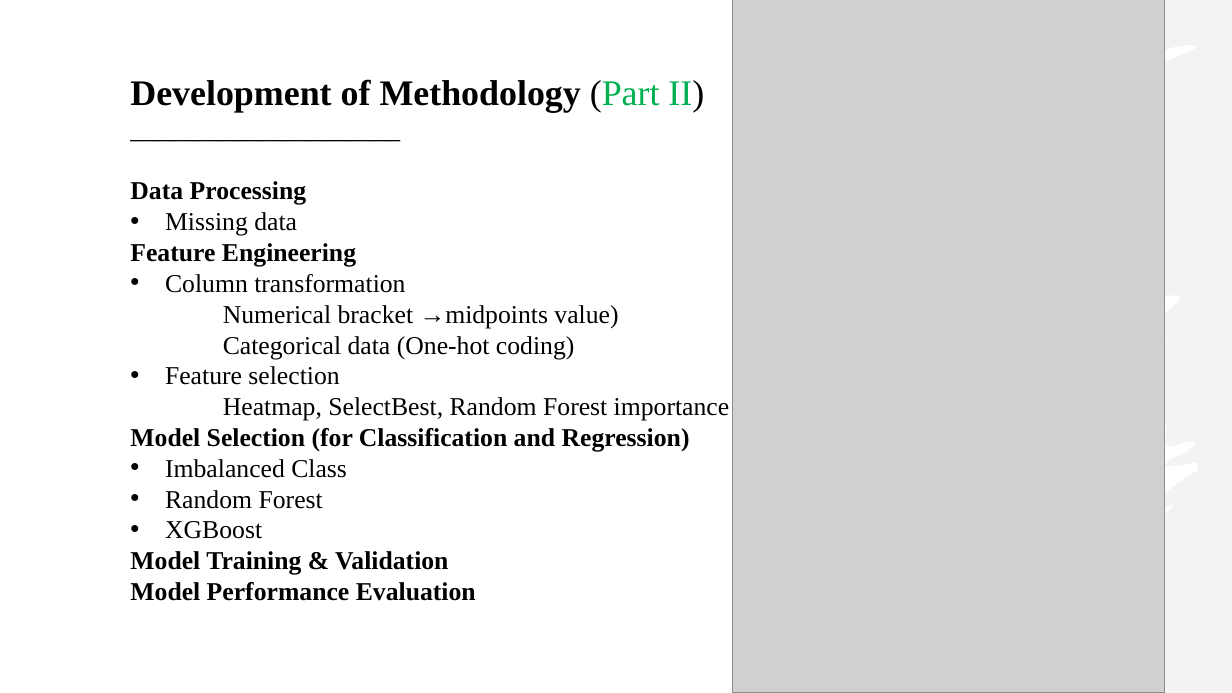
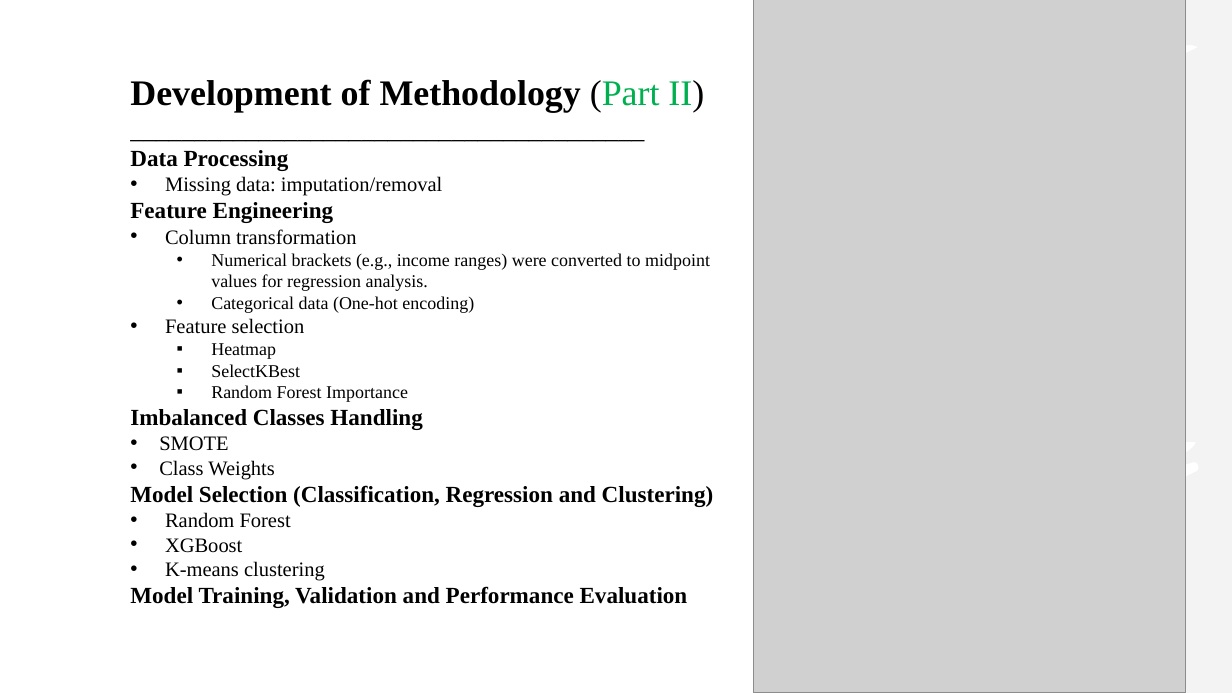
Before and after one commit to fuxima/Dal, a slide deck: slide 6 of NGS_ppt.pptx. Drawn at 1232x693 pixels with LibreOffice and Linux fonts; fonts in the diff are those of the drawing; grey boxes stand for pictures. Boxes give left, top, right and bottom in pixels: in the first picture for what was removed or moved away, otherwise in the second. Text is boxed around its words. In the diff, an @@ line names an element or a change of style, - is before the commit and + after.

```diff
--- a/NGS_ppt.pptx
+++ b/NGS_ppt.pptx
@@ picture: place and size @@
-picture at box(732, 0, 1165, 693)
+picture at box(753, 0, 1186, 693)
@@ text at box(130, 79, 714, 608): text changed @@
-_____________________
+________________________________________
@@ text at box(130, 150, 356, 553): size 20 to 18 pt in "Data Processing", "Feature Engineering"; size 20 to 16 pt in "Column transformation", "Feature selection", "Random Forest", "XGBoost" @@
@@ text at box(165, 176, 442, 196): text changed; size 20 to 16 pt @@
-• Missing data
+• Missing data: imputation/removal
@@ text at box(211, 253, 710, 313): text changed; size 20 to 14 pt @@
-    Numerical bracket →midpoints value)
-    Categorical data (One-hot coding)
+  • Numerical brackets (e.g., income ranges) were converted to midpoint values for regression analysis.
+  • Categorical data (One-hot encoding)
@@ text at box(130, 343, 714, 507): text changed; size 20 to 18 pt; bold on @@
-    Heatmap, SelectBest, Random Forest importance
-Model Selection (for Classification and Regression)
-• Imbalanced Class
+  ▪ Heatmap
+  ▪ SelectKBest
+  ▪ Random Forest Importance
+Imbalanced Classes Handling
+• SMOTE
+• Class Weights
+Model Selection (Classification, Regression and Clustering)
@@ text at box(130, 561, 688, 608): text changed; size 20 to 18 pt @@
-Model Training & Validation
-Model Performance Evaluation
+• K-means clustering
+Model Training, Validation and Performance Evaluation
```
Also in this commit, not shown: 12 other slides changed, 1 slide added, 1 other file.
